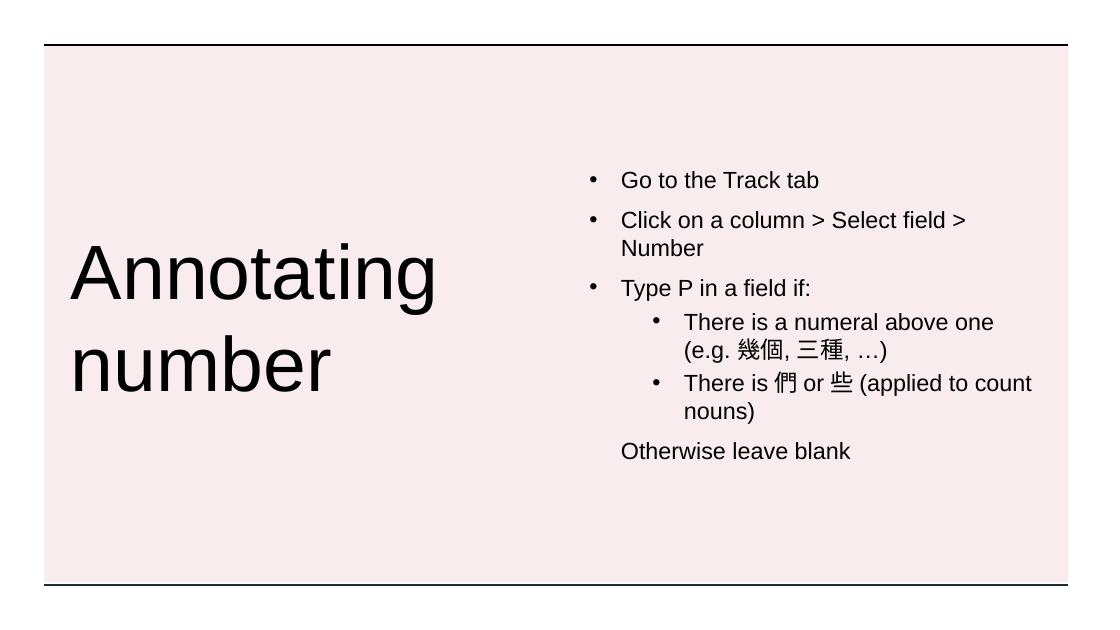
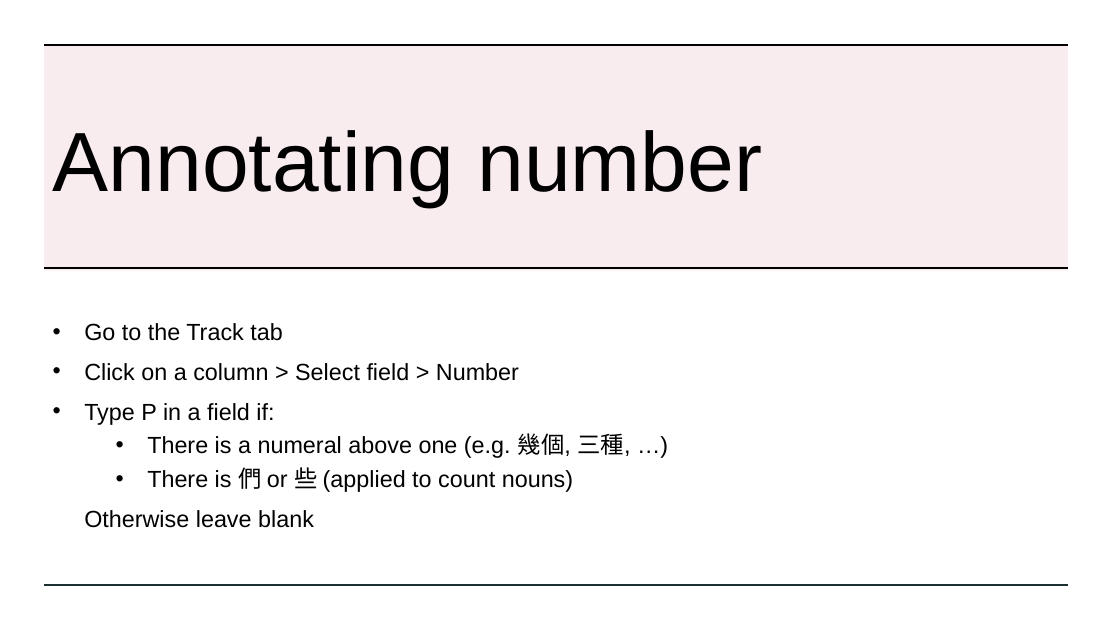
Before and after one commit to kayaulai/taiwan-mandarin-corpus-annotation, a slide deck: slide 2 of Taiwan Mandarin accessibility project – final step.pptx. Drawn at 1120x630 pixels with LibreOffice and Linux fonts; fonts in the diff are those of the drawing. Boxes give left, top, right and bottom in pixels: in the first picture for what was removed or moved away, otherwise in the second. Text is boxed around its words. In the diff, an @@ line names an element or a change of style, - is before the commit and + after.

```diff
--- a/Taiwan Mandarin accessibility project – final step.pptx
+++ b/Taiwan Mandarin accessibility project – final step.pptx
@@ rectangle resized from (x1=45, y1=45, x2=1069, y2=583) to (x1=44, y1=45, x2=1068, y2=271) @@
@@ title "Annotating number" moved from (x1=71, y1=243, x2=439, y2=392) to (x1=53, y1=130, x2=762, y2=207) @@
@@ title "Annotating number" at (x1=53, y1=130, x2=762, y2=207): size 66 to 72 pt @@
@@ line added from (45, 268) to (1069, 268), #000000 2.25 pt @@
@@ text "Go to the Track tab" moved from (x1=621, y1=171, x2=1032, y2=460) to (x1=84, y1=323, x2=630, y2=528) @@
@@ text "Go to the Track tab" at (x1=84, y1=323, x2=630, y2=528): vertical alignment middle to top @@
```
Also in this commit, not shown: 2 other slides changed.
